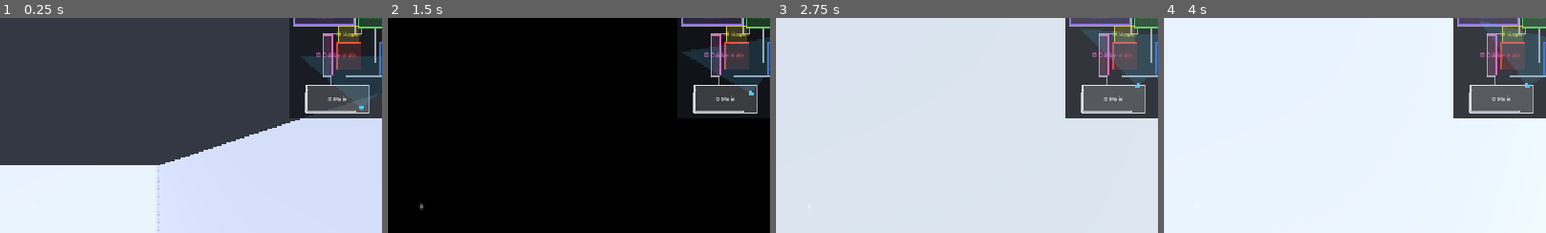
Above: before the commit, frames 1-4 (left to right).
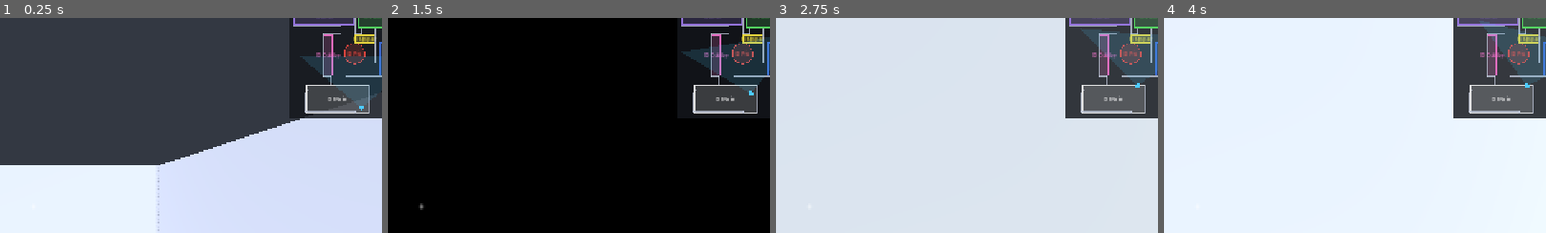
Above: after the commit, the same moments.

Repository: Wonho2007/callout-trainer
Game: Godot game, scene res://scenes/main.tscn
Two runs of this game, one before a commit and one after it. Both use one fixed random seed, a clock stepped at 60 frames per second and the inputs below.
Inputs (mouse positions are % of the whole screen's width and height, from its top left):
- Up to frame 1 (0.25 s): no input
- Up to frame 2 (1.5 s): tap Enter at 0.5 s; move the mouse to (55, 50) at 0.52 s; hold G (blind_wave) 0.53-1.28 s; hold W (move_forward) from 0.53 s (still down); tap Space (jump) at 0.77 s; move the mouse to (45, 50) at 1.27 s; tap Ctrl (crouch) at 1.35 s
- Up to frame 3 (2.75 s): keep holding W (move_forward); tap Space (jump) at 1.52 s; move the mouse to (52, 48) at 2.02 s; hold V (dash) from 2.03 s (still down)
- Up to frame 4 (4 s): keep holding W (move_forward); move the mouse to (49, 52) at 2.77 s; release V (dash) at 2.78 s; tap C (defuse) at 2.85 s; tap Space (jump) at 3.02, 3.77 s; move the mouse to (57, 51) at 3.52 s; press the mouse at (57, 51) at 3.53 s
The pictures show only the part of the screen within x 46-96%, y 6-56%; the shares and areas given below are measured in that part.

The runs differ from the first frame. In frame 1, 1.2% of the frame differs, in the area x 88-98%, y 3-24%; in frame 2, 1.2%; in frame 3, 1.2%; in frame 4, 1.2%.

Commit message:
Add B Upper box and circular B Pit region; support circle shape end-to-end
B Upper: box X 3.01..12.56, Z -8.72..-5.72. B Pit: circle center (2.77,-1.83) r5. Added shape:circle to the region schema. _region_at (main.gd) tests circle radius and uses list order so b_upper (before b_pit) wins the overlap -> Pit = circle minus Upper. Minimap draws circles before boxes so Upper's rect paints over the overlap; draw_arc outline. sandbox_builder overlay carries shape/radius; _build_region uses CylinderShape3D for circles. Headless build clean (pre-existing nav warnings only).

Diff:
--- a/scenes/main.gd
+++ b/scenes/main.gd
@@ -227,15 +227,23 @@
 
 
 func _region_at(p: Vector3) -> String:
-	# First region whose AABB (center +/- size/2, XZ only) contains the point, else "-".
+	# First region (in list order) whose footprint contains the point, else "-".
+	# Box regions: AABB on XZ. Circle regions: radius on XZ. List order sets precedence,
+	# so b_upper (listed before b_pit) wins the overlap -> Pit reads as the circle minus Upper.
 	if builder == null or not (builder.map_data is Dictionary):
 		return "-"
 	for region in builder.map_data.get("regions", []):
 		var c = region.get("center", [0, 0, 0])
-		var s = region.get("size", [0, 0, 0])
-		var hx: float = float(s[0]) * 0.5
-		var hz: float = float(s[2]) * 0.5
-		if abs(p.x - float(c[0])) <= hx and abs(p.z - float(c[2])) <= hz:
+		var inside := false
+		if String(region.get("shape", "box")) == "circle":
+			var r: float = float(region.get("radius", 0.0))
+			var dx: float = p.x - float(c[0])
+			var dz: float = p.z - float(c[2])
+			inside = (dx * dx + dz * dz) <= (r * r)
+		else:
+			var s = region.get("size", [0, 0, 0])
+			inside = abs(p.x - float(c[0])) <= float(s[0]) * 0.5 and abs(p.z - float(c[2])) <= float(s[2]) * 0.5
+		if inside:
 			return String(region.get("name", region.get("id", "?")))
 	return "-"
 
--- a/ui/minimap.gd
+++ b/ui/minimap.gd
@@ -82,27 +82,43 @@
 		return
 
 	# Static callout regions (annotation colors), drawn first so walls/cover sit on top.
+	# Circles are drawn BEFORE boxes so an overlapping box (B Upper) paints over the
+	# circle (B Pit) — i.e. Pit reads as the circle with Upper's chunk removed.
 	if show_regions:
-		for r in _overlay.get("regions", []):
-			var rid := String(r.get("id", ""))
-			var col: Color = REGION_COLORS.get(rid, Color(0.6, 0.6, 0.6))
-			var top_left := _to_map(float(r["x"]) - float(r["w"]) * 0.5,
-				float(r["z"]) - float(r["d"]) * 0.5)
-			var bot_right := _to_map(float(r["x"]) + float(r["w"]) * 0.5,
-				float(r["z"]) + float(r["d"]) * 0.5)
-			var rect := Rect2(top_left, bot_right - top_left)
-			var fill := col
-			fill.a = 0.18
-			draw_rect(rect, fill, true)
-			draw_rect(rect, Color(col.r, col.g, col.b, 0.9), false, 1.5)
-			# Callout name near the region center.
-			var label := String(r.get("name", rid))
-			var center := _to_map(float(r["x"]), float(r["z"]))
-			var font := ThemeDB.fallback_font
-			var fsize := 10
-			var tw := font.get_string_size(label, HORIZONTAL_ALIGNMENT_LEFT, -1, fsize).x
-			draw_string(font, center - Vector2(tw * 0.5, -3.0), label,
-				HORIZONTAL_ALIGNMENT_LEFT, -1, fsize, Color(col.r, col.g, col.b, 0.95))
+		var regs: Array = _overlay.get("regions", [])
+		for pass_shape in ["circle", "box"]:
+			for r in regs:
+				if String(r.get("shape", "box")) != pass_shape:
+					continue
+				var rid := String(r.get("id", ""))
+				var col: Color = REGION_COLORS.get(rid, Color(0.6, 0.6, 0.6))
+				var fill := col
+				fill.a = 0.18
+				var outline := Color(col.r, col.g, col.b, 0.9)
+				if pass_shape == "circle":
+					var ctr := _to_map(float(r["x"]), float(r["z"]))
+					# radius in pixels: scale world radius by the map's px-per-meter (x axis)
+					var span := _world_max - _world_min
+					var px_per_m := size.x / maxf(0.001, span.x)
+					var rad := float(r.get("radius", 1.0)) * px_per_m
+					draw_circle(ctr, rad, fill)
+					draw_arc(ctr, rad, 0.0, TAU, 48, outline, 1.5)
+				else:
+					var top_left := _to_map(float(r["x"]) - float(r["w"]) * 0.5,
+						float(r["z"]) - float(r["d"]) * 0.5)
+					var bot_right := _to_map(float(r["x"]) + float(r["w"]) * 0.5,
+						float(r["z"]) + float(r["d"]) * 0.5)
+					var rect := Rect2(top_left, bot_right - top_left)
+					draw_rect(rect, fill, true)
+					draw_rect(rect, outline, false, 1.5)
+				# Callout name near the region center.
+				var label := String(r.get("name", rid))
+				var center := _to_map(float(r["x"]), float(r["z"]))
+				var font := ThemeDB.fallback_font
+				var fsize := 10
+				var tw := font.get_string_size(label, HORIZONTAL_ALIGNMENT_LEFT, -1, fsize).x
+				draw_string(font, center - Vector2(tw * 0.5, -3.0), label,
+					HORIZONTAL_ALIGNMENT_LEFT, -1, fsize, Color(col.r, col.g, col.b, 0.95))
 
 	# Cover, then walls (drawn over the region overlay).
 	for c in _overlay.get("cover", []):
--- a/world/maps/b_site.json
+++ b/world/maps/b_site.json
@@ -579,29 +579,32 @@
     {
       "id": "b_upper",
       "name": "B Upper",
+      "shape": "box",
       "center": [
-        0,
+        7.79,
         2,
-        -9
-      ],
-      "size": [
-        10,
+        -7.22
+      ],
+      "size": [
+        9.55,
         5,
-        6
+        3.0
       ]
     },
     {
       "id": "b_pit",
       "name": "B Pit",
+      "shape": "circle",
       "center": [
-        0,
+        2.77,
         2,
-        -1
-      ],
-      "size": [
-        12,
+        -1.83
+      ],
+      "radius": 5.0,
+      "size": [
+        10.0,
         5,
-        10
+        10.0
       ]
     },
     {
--- a/world/sandbox_builder.gd
+++ b/world/sandbox_builder.gd
@@ -403,9 +403,15 @@
 	parent.add_child(area)
 
 	var collision := CollisionShape3D.new()
-	var shape := BoxShape3D.new()
-	shape.size = size
-	collision.shape = shape
+	if String(region.get("shape", "box")) == "circle":
+		var cyl := CylinderShape3D.new()
+		cyl.radius = float(region.get("radius", 1.0))
+		cyl.height = size.y
+		collision.shape = cyl
+	else:
+		var shape := BoxShape3D.new()
+		shape.size = size
+		collision.shape = shape
 	area.add_child(collision)
 
 
@@ -499,6 +505,7 @@
 		var r := {
 			"id": region.get("id", ""),
 			"name": region.get("name", region.get("id", "")),
+			"shape": region.get("shape", "box"),
 		}
 		var c := _to_vec3(region.get("center", [0, 0, 0]))
 		var s := _to_vec3(region.get("size", [1, 1, 1]))
@@ -506,6 +513,7 @@
 		r["z"] = c.z
 		r["w"] = s.x
 		r["d"] = s.z
+		r["radius"] = float(region.get("radius", 0.0))
 		overlay["regions"].append(r)
 	for spawn in map_data.get("spawns", []):
 		var p := _to_vec3(spawn.get("position", [0, 0, 0]))
